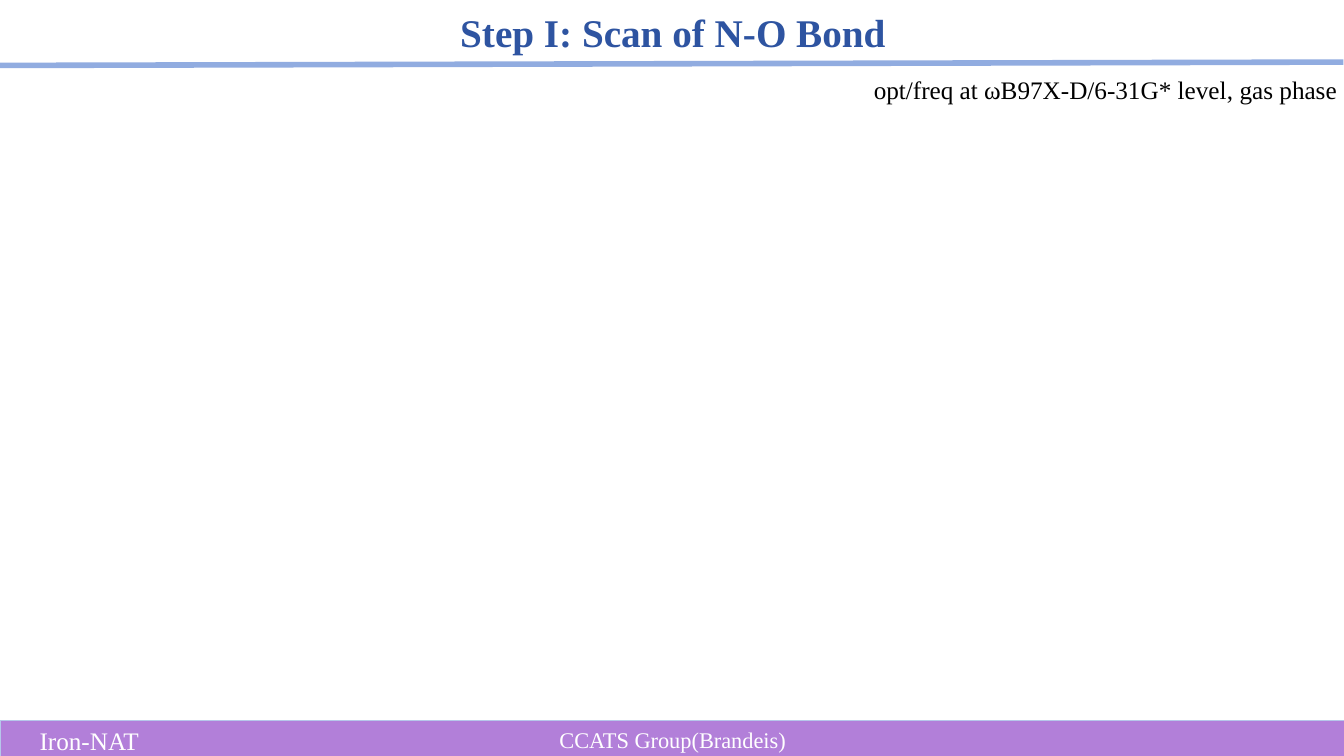
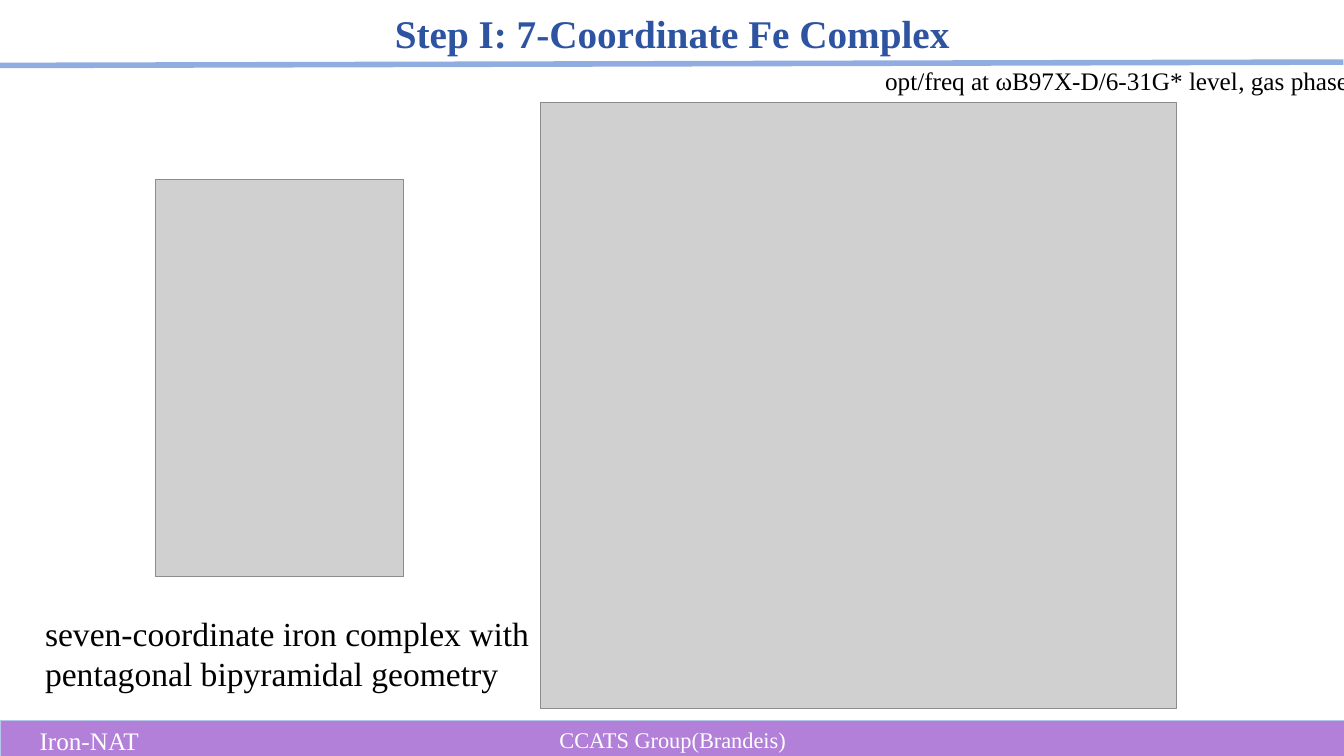
Before and after one commit to MoriyaSuwako2524/chemlab, a slide deck: slide 9 of notes/Fe-NAT.pptx. Drawn at 1344x756 pixels with LibreOffice and Linux fonts; fonts in the diff are those of the drawing; grey boxes stand for pictures. Boxes give left, top, right and bottom in pixels: in the first picture for what was removed or moved away, otherwise in the second. Text is boxed around its words. In the diff, an @@ line names an element or a change of style, - is before the commit and + after.

```diff
--- a/notes/Fe-NAT.pptx
+++ b/notes/Fe-NAT.pptx
@@ text at box(395, 20, 949, 56): text changed @@
-Step I: Scan of N-O Bond
+Step I: 7-Coordinate Fe Complex
@@ text "opt/freq at ωB97X-D/6-31G* level, gas ...": place and size @@
-text "opt/freq at ωB97X-D/6-31G* level, gas ..." at box(874, 81, 1336, 105)
+text "opt/freq at ωB97X-D/6-31G* level, gas ..." at box(885, 72, 1344, 96)
@@ picture added at box(540, 102, 1177, 709) @@
@@ picture added at box(156, 179, 404, 577) @@
@@ text added at box(45, 622, 529, 692), 24 pt, text #000000 @@
+seven-coordinate iron complex with pentagonal bipyramidal geometry
```
Also in this commit, not shown: 2 other slides changed, 3 other files.
